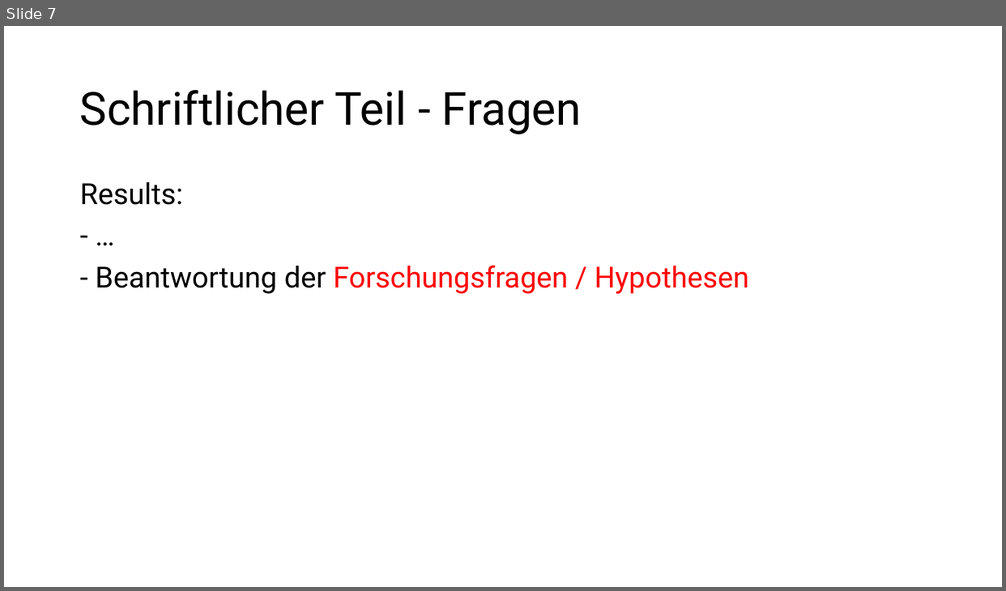
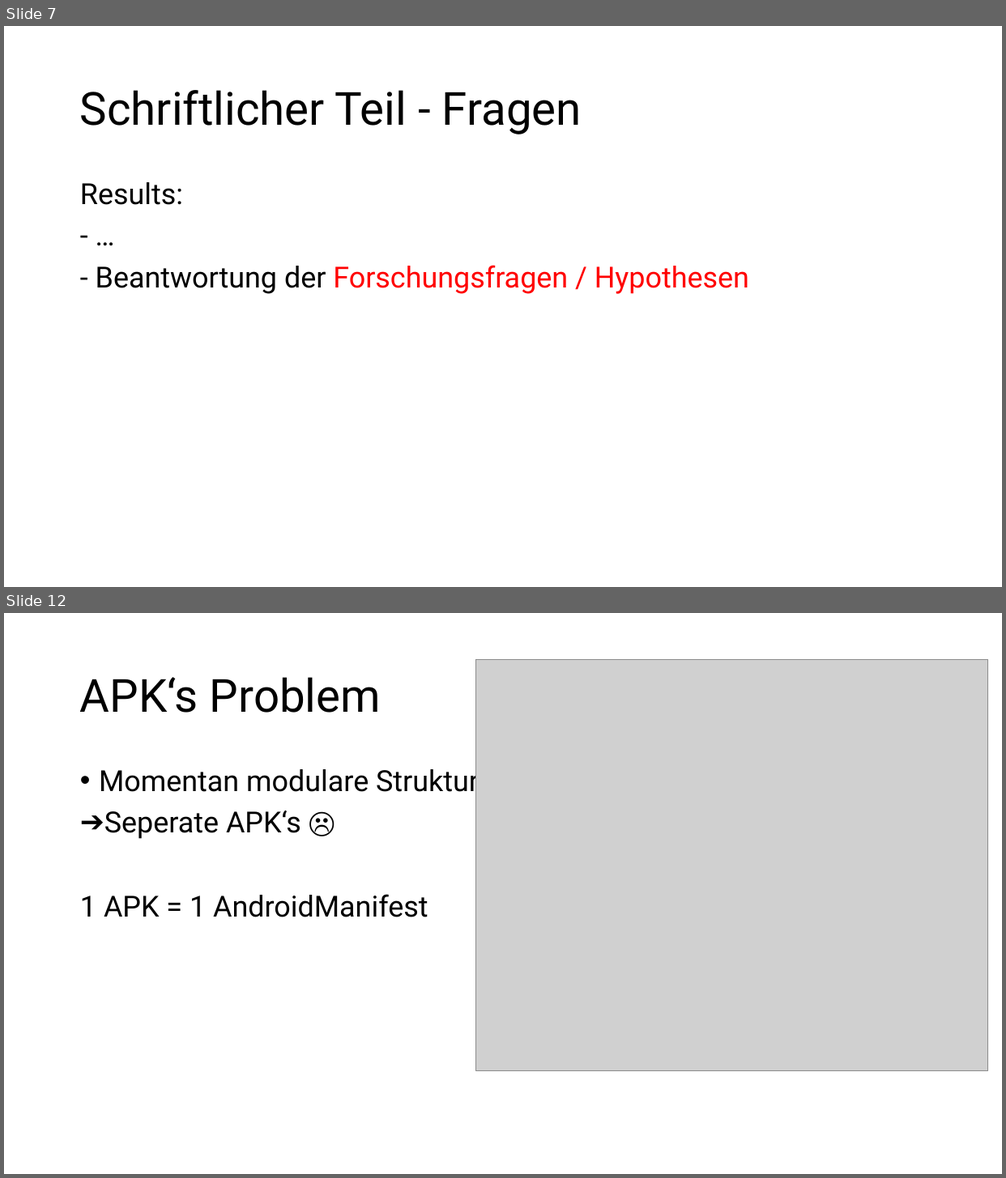
Before and after one commit to domi-cmd/Reference_Application_for_OWASP_MASTG, a slide deck: dev_documents/meetings/meeting_08/meeting_08.pptx. Shown one above the other, each under a label of ours: slide 7 before the commit, slides 7 and 12 after it; the slides between them are not shown. The pictures are 1006x591 and 1006x1178 pixels, drawn with LibreOffice and Linux fonts; fonts in the diff are those of the drawing; grey boxes stand for pictures. Boxes give left, top, right and bottom in pixels: in the first picture for what was removed or moved away, otherwise in the second. Text is boxed around its words. In the diff, an @@ line names an element or a change of style, - is before the commit and + after.

Commit message:
Added finished powerpoint and related images to designated folder for meeting 08

```diff
--- a/dev_documents/meetings/meeting_08/meeting_08.pptx
+++ b/dev_documents/meetings/meeting_08/meeting_08.pptx
@@ slide 12 added at (4,613,1002,1174), background #FFFFFF @@
@@ picture added at (475,659,987,1071) @@
@@ title added at (80,677,381,713), 44 pt, text #000000 @@
+APK‘s Problem
@@ text added at (80,764,479,918), 28 pt, text #000000 @@
+• Momentan modulare Struktur
+➔ Seperate APK‘s ☹
+1 APK = 1 AndroidManifest
```
Also in this commit, not shown: 1 slide changed, 14 other slides added, 5 other files.
